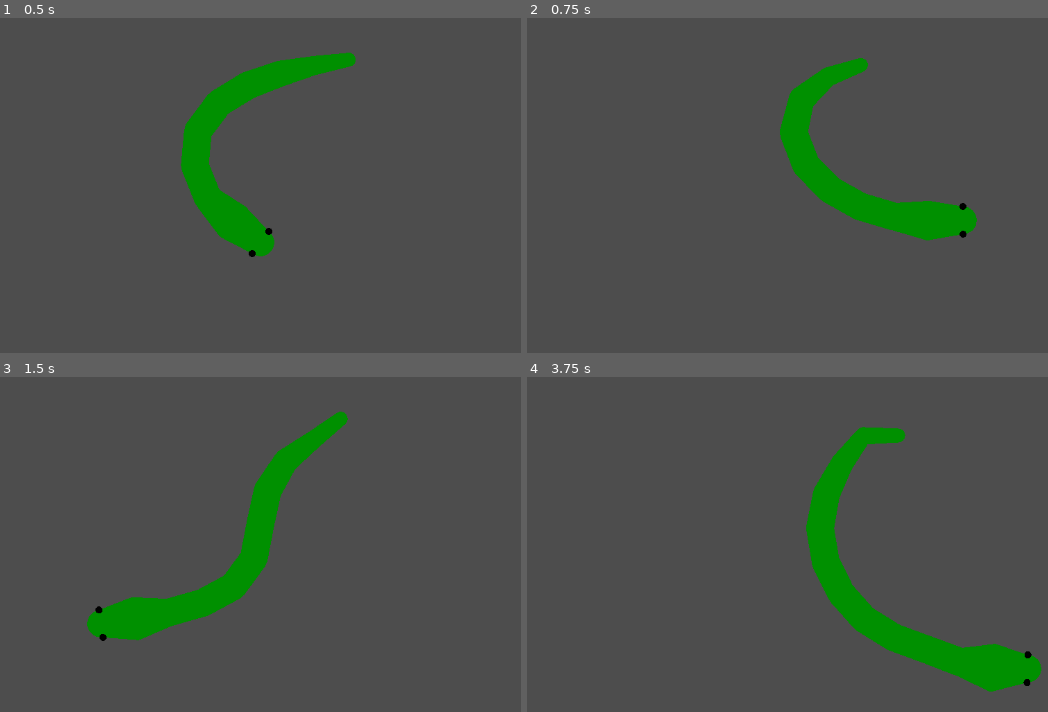
Above: before the commit, frames 1-4 (two rows, left to right).
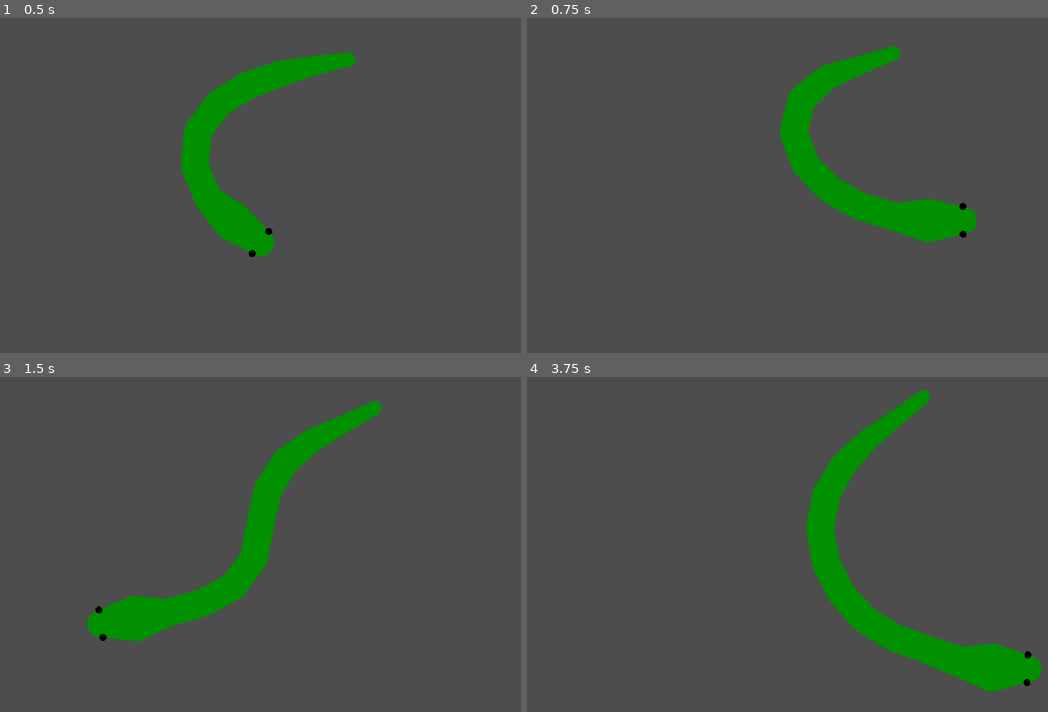
Above: after the commit, the same moments.

Repository: dbedggood/snake
Game: Godot game, scene res://main.tscn
Same seed, same stepped clock (60 frames per second), same inputs: the game is played once before the commit and once after it.
Inputs (mouse positions are in pixels of both pictures, inside the frame that each line leads up to):
- Up to frame 1 (0.5 s): no input
- Up to frame 2 (0.75 s): tap Enter at 0.5 s; move the mouse to (964, 219) at 0.52 s; press the mouse at (964, 219) at 0.53 s
- Up to frame 3 (1.5 s): tap Space at 1.25 s; move the mouse to (98, 624) at 1.27 s; release the mouse at (98, 624) at 1.28 s; click (98, 624) at 1.35 s
- Up to frame 4 (3.75 s): tap Enter at 2, 3.5 s; move the mouse to (865, 504) at 2.02 s; hold Right mouse button (shrink_snake) 2.03-2.78 s; click (865, 504) at 2.3 s; tap Space at 2.75 s; move the mouse to (745, 691) at 2.77 s; click (745, 691) at 2.85 s; move the mouse to (1027, 668) at 3.52 s; press the mouse at (1027, 668) at 3.53 s

Frame 1 is identical in both runs. In frame 2, 0.6% of the frame differs, in the area x 48-83%, y 8-68%; in frame 3, 0.7%; in frame 4, 1.0%, in the area x 53-95%, y 3-95%.

Commit message:
Grow tail outwards from body

Diff:
--- a/wiggler.gd
+++ b/wiggler.gd
@@ -26,7 +26,12 @@
 
 	if event.is_action_pressed("grow_snake"):
 		print("grow!")
-		add_point(get_point_position(last_point_index))
+		var snake_tail_tip = get_point_position(last_point_index)
+		var snake_tail_base = get_point_position(last_point_index - 1)
+		var snake_tail_direction = (snake_tail_tip - snake_tail_base).normalized()
+
+		add_point(get_point_position(last_point_index) + snake_tail_direction * MAX_POINT_DISTANCE)
+
 	if event.is_action_pressed("shrink_snake"):
 		if point_count > 3:
 			print("shrink!")
@@ -37,12 +42,11 @@
 
 func _draw():
 	var snake_head_tip = get_point_position(0)
-
 	var snake_head_base = get_point_position(1)
-	var snake_head_direction = snake_head_tip - snake_head_base
+	var snake_head_direction = (snake_head_tip - snake_head_base).normalized()
 
 	#draw eyes
-	var left_eye_offset = snake_head_direction.orthogonal().normalized() * 20
+	var left_eye_offset = snake_head_direction.orthogonal() * 20
 	var right_eye_offset = left_eye_offset * -1
 	draw_circle(snake_head_tip + left_eye_offset, PUPILLARY_DISTANCE / 2, Color.BLACK)
 	draw_circle(snake_head_tip + right_eye_offset, PUPILLARY_DISTANCE / 2, Color.BLACK)
